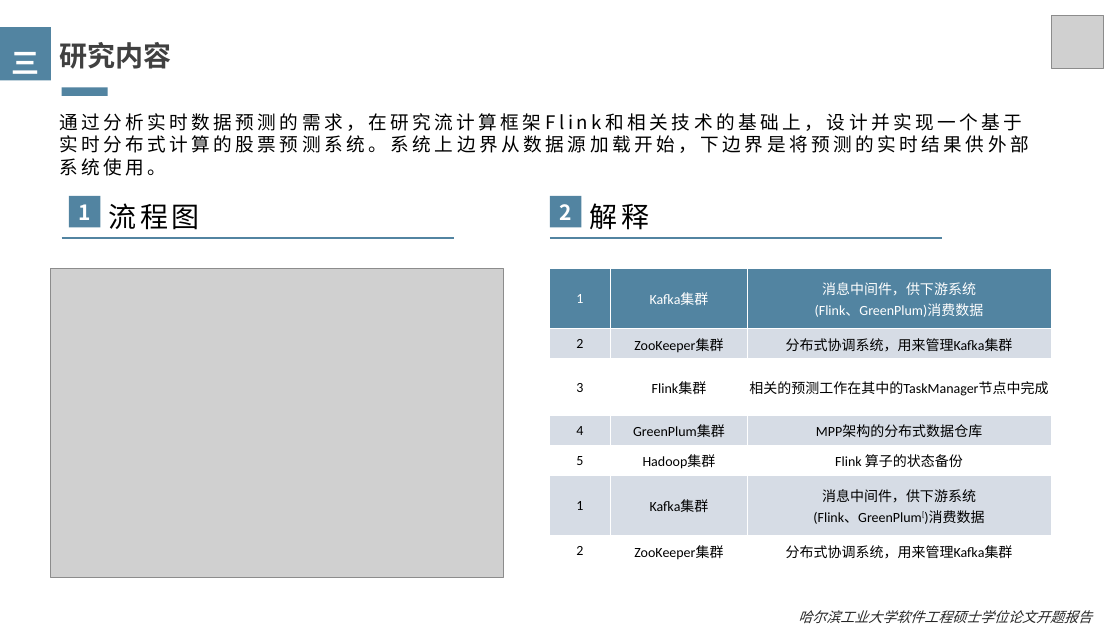
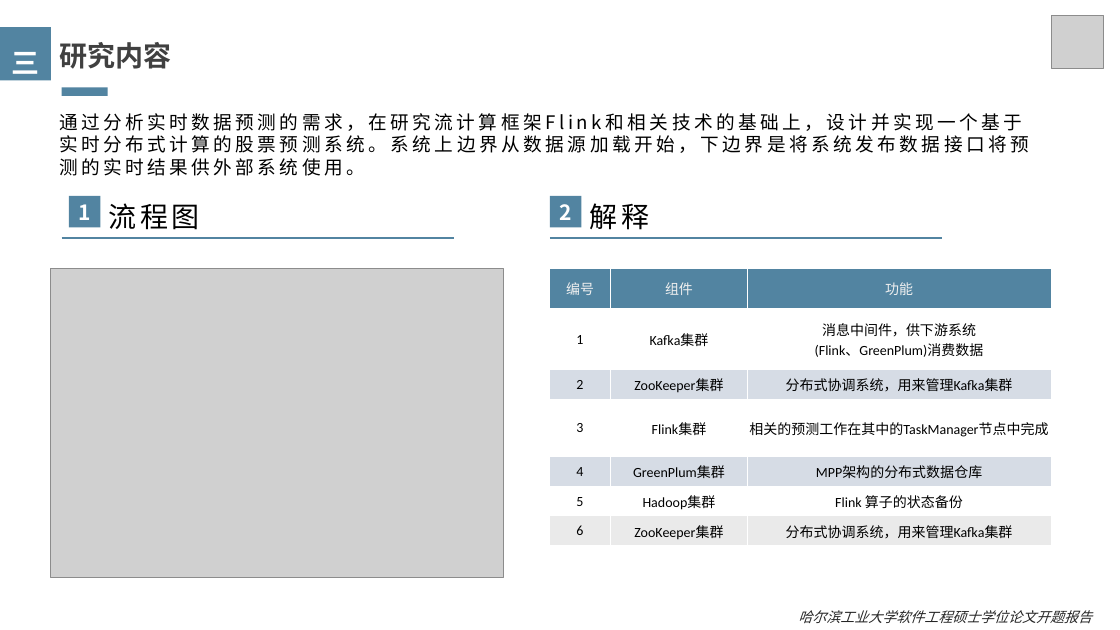
Before and after one commit to xiaopangwei/hitdb-stock-forecast-parent, a slide deck: slide 7 of document/opening/论文.pptx. Drawn at 1120x630 pixels with LibreOffice and Linux fonts; fonts in the diff are those of the drawing; grey boxes stand for pictures. Boxes give left, top, right and bottom in pixels: in the first picture for what was removed or moved away, otherwise in the second. Text is boxed around its words. In the diff, an @@ line names an element or a change of style, - is before the commit and + after.

```diff
--- a/document/opening/论文.pptx
+++ b/document/opening/论文.pptx
@@ text at [59, 113, 1029, 176]: text changed @@
-通过分析实时数据预测的需求，在研究流计算框架Flink和相关技术的基础上，设计并实现一个基于实时分布式计算的股票预测系统。系统上边界从数据源加载开始，下边界是将预测的实时结果供外部系统使用。
+通过分析实时数据预测的需求，在研究流计算框架Flink和相关技术的基础上，设计并实现一个基于实时分布式计算的股票预测系统。系统上边界从数据源加载开始，下边界是将系统发布数据接口将预测的实时结果供外部系统使用。
@@ table at [549, 268, 1052, 545] @@
+row 1: 编号 | 组件 | 功能
-row 6: 1 | Kafka集群 | 消息中间件，供下游系统 / (Flink、GreenPlum[)消费数据
-row 7: 2 | ZooKeeper集群 | 分布式协调系统，用来管理Kafka集群
+row 7: 6 | ZooKeeper集群 | 分布式协调系统，用来管理Kafka集群
@@ fill #D6DCE5 to #FFFFFF in 9 cells @@
@@ fill #FFFFFF to #D6DCE5 in 6 cells @@
@@ fill #FFFFFF to #EAEAEA in row 7 @@
```
Also in this commit, not shown: 10 other slides changed, 1 slide added, 33 other files.
